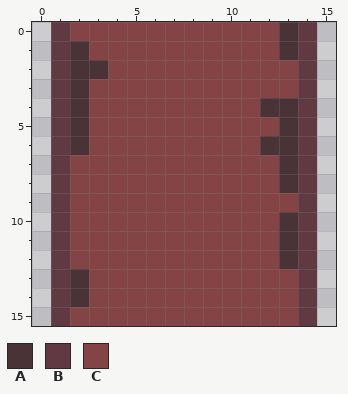
Pixel-art sprite -- assets/tiles/straight-left-right.png. Above is the file before it was changed.
The file is 16x16 pixels.
Palette (. is transparent): A #4a3337  B #613943  C #844344
Pixels before, first column x 1:
 0 BCCCCCCCCCCCAB
 1 BACCCCCCCCCCAB
 2 BAACCCCCCCCCCB
 3 BACCCCCCCCCCCB
 4 BACCCCCCCCCAAB
 5 BACCCCCCCCCCAB
 6 BACCCCCCCCCAAB
 7 BCCCCCCCCCCCAB
 8 BCCCCCCCCCCCAB
 9 BCCCCCCCCCCCCB
10 BCCCCCCCCCCCAB
11 BCCCCCCCCCCCAB
12 BCCCCCCCCCCCAB
13 BACCCCCCCCCCCB
14 BACCCCCCCCCCCB
15 BCCCCCCCCCCCCB
Once edited:
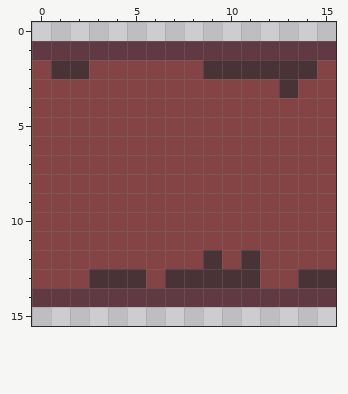
Difference:
Changed rows in their new state; - is an unchanged pixel.
first column x 0:
 0 -..............-
 1 B-BBBBBBBBBBBB-B
 2 CA-C-----AAAAAAC
 3 CCC----------ACC
 4 CCC---------CCCC
 5 CCC----------CCC
 6 CCC---------CCCC
 7 CC-----------CCC
 8 CC-----------CCC
 9 CC------------CC
10 CC-----------CCC
11 CC-----------CCC
12 CC-------A-A-CCC
13 CCCAAA-AAAAA--AA
14 B-BBBBBBBBBBBB-B
15 -..............-
Pixel boxes of the changes (left, top, right, bottom) in both pictures:
changed: (32, 22, 336, 326)
